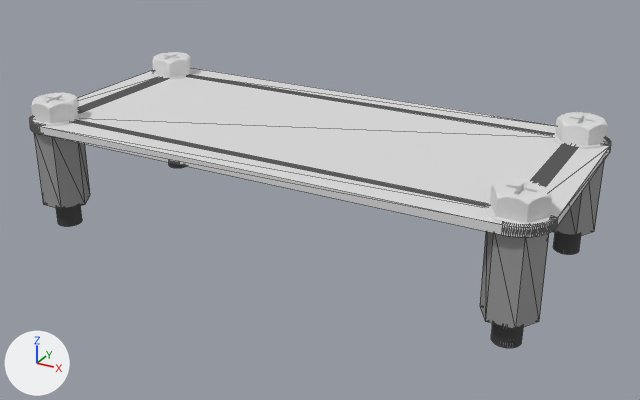
Renders of the glTF model model/PizeroBoard/out.gltf from each side of a commit.
Both versions are drawn from a 50 mm lens placed at (0.0492, -0.0869, 0.0454), pointed at (0.0017, -0.0005, 0.0023). Arrows for +X, +Y and +Z are at lower left; the lights stay in place. Mesh edges are drawn as thin lines on the coarser meshes. Where no turn or scale is listed for an object, it has been applied to the vertices.

Names of what the first picture shows: 'out.board', 'out.screw_000', 'out.screw_001', 'out.screw_002', 'out.screw_003', 'out.standoff_000', 'out.standoff_001', 'out.standoff_002'.
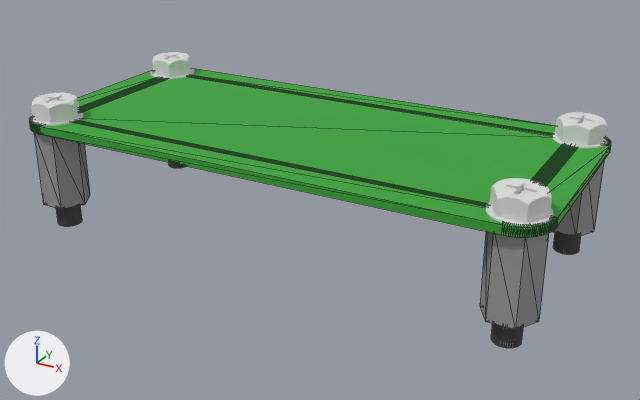
Boxes [x1, y1, x2, y2] around the edits, measured in the pictures (640 x 400 px):
```json
{"object": "out.board", "change": "recoloured", "before": [29, 68, 611, 237], "after": [29, 68, 611, 237], "on screen": "white to green"}
```

Scene script edits in JSON lines:
```json
{"op": "set", "path": "mat_material_4.base_color", "old": "(0.753, 0.753, 0.753)", "new": "(0.0392, 0.392, 0.0392)", "note": "light grey #e1e1e1 -> green #38a838"}
```
